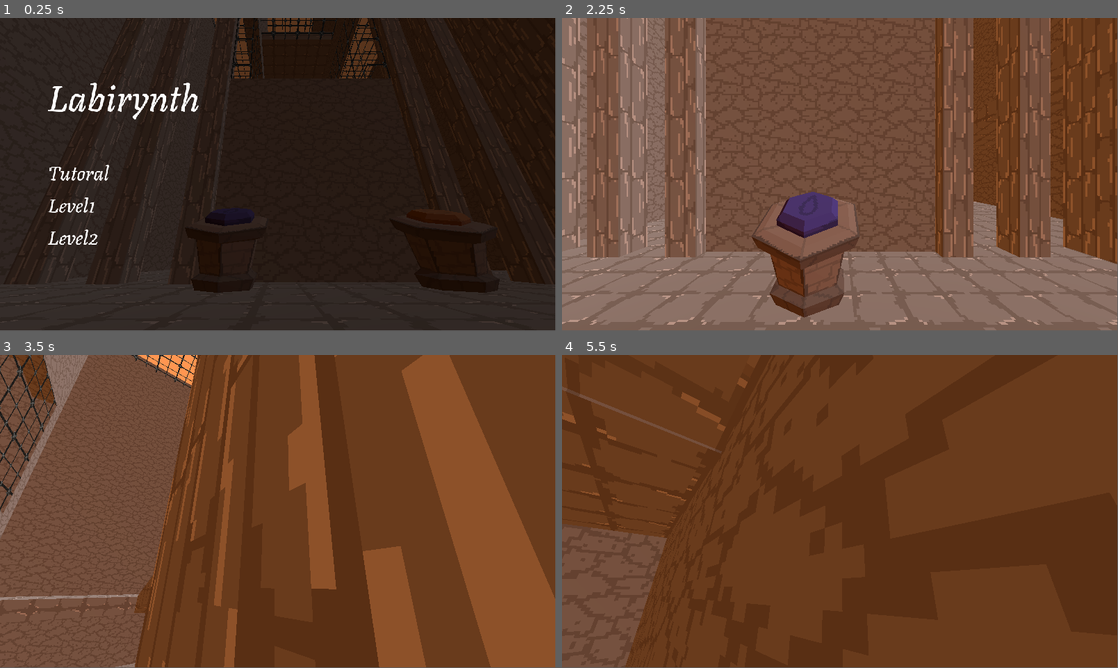
Above: before the commit, frames 1-4 (two rows, left to right).
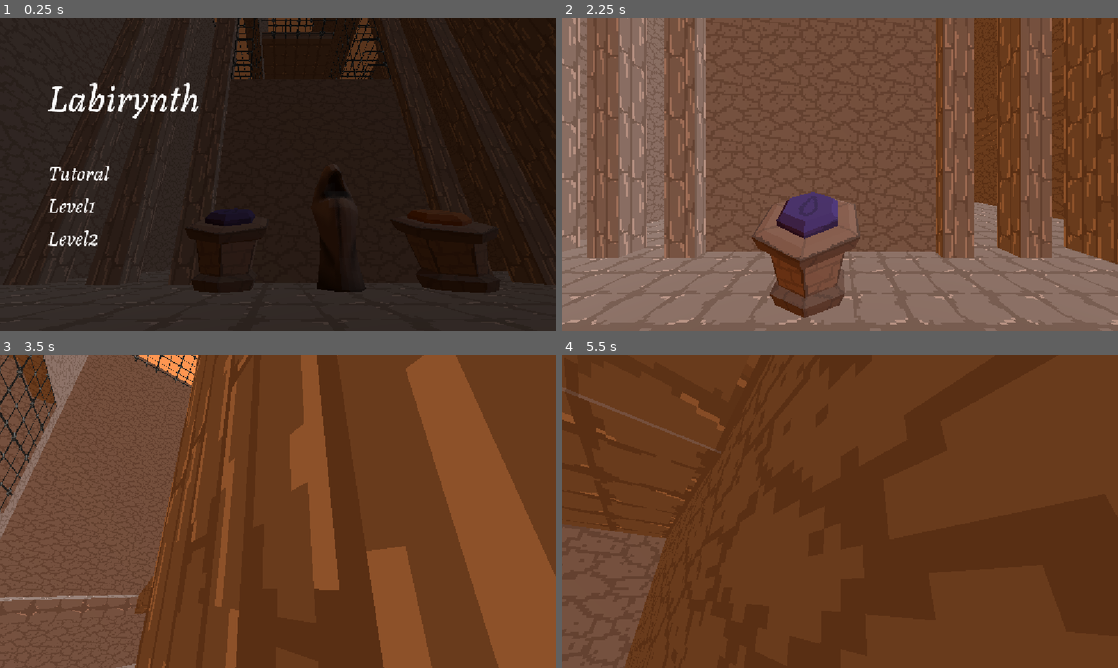
Above: after the commit, the same moments.

Repository: ThreeCoffees/HackYeah2025
Game: Godot game, scene res://levels/main_menu.tscn
The game is run twice, just before and just after one commit, with the same random seed, the same clock (stepped at 60 frames per second) and the same inputs.
Inputs (mouse positions are in pixels of both pictures, inside the frame that each line leads up to):
- Up to frame 1 (0.25 s): no input
- Up to frame 2 (2.25 s): tap Enter at 0.5 s; move the mouse to (723, 171) at 0.52 s; hold D (move_right) 0.53-1.28 s; click (723, 171) at 0.6 s; tap Space (jump) at 0.77, 1.52 s; tap R (restart) at 1.25, 2 s; move the mouse to (723, 202) at 1.27 s; hold S (move_backwards) 1.28-2.03 s; click (723, 202) at 1.35 s; move the mouse to (723, 237) at 2.02 s; hold D (move_right) from 2.03 s (still down); click (723, 237) at 2.1 s
- Up to frame 3 (3.5 s): move the mouse to (272, 514) at 2.77 s; release D (move_right) at 2.78 s; hold W (move_forward) from 2.78 s (still down); click (272, 514) at 2.85 s; tap Space (jump) at 3.02 s
- Up to frame 4 (5.5 s): keep holding W (move_forward); move the mouse to (878, 514) at 3.52 s; click (878, 514) at 3.6 s; tap Space (jump) at 3.77, 4.52 s; move the mouse to (795, 508) at 4.27 s; click (795, 508) at 4.35 s; move the mouse to (845, 511) at 5.02 s; click (845, 511) at 5.1 s
In our replay, the window is 799x449 before the commit and 800x450 after it. These sizes can differ from the game's own. Grey fills any space a smaller window leaves; there, only what the larger window draws over its background counts as a difference.

The runs differ from the first frame. In frame 1, 2.0% of the frame differs, in the area x 0-100%, y 0-100%; in frame 2, 4.8%; in frame 3, 5.3%; in frame 4, 0.4%.
Error in both runs: Cannot call method 'instantiate' on a null value. (res://ui/menu_button.gd:22)

Commit message:
added tall thin guy to main menu

Diff:
--- a/levels/main_menu.tscn
+++ b/levels/main_menu.tscn
@@ -9,6 +9,7 @@
 [ext_resource type="Texture2D" uid="uid://dvsjoo503gl0f" path="res://assets/floor_tiles.png" id="4_ofye2"]
 [ext_resource type="PackedScene" uid="uid://diiwa5d43dean" path="res://characters/walking_character.tscn" id="5_7ty7c"]
 [ext_resource type="PackedScene" uid="uid://dy7dd3ej6xisk" path="res://activators/global_state_button.tscn" id="6_nwbki"]
+[ext_resource type="PackedScene" uid="uid://cu5neu7xmoq3o" path="res://meshes/TallThinGuy.glb" id="10_7ty7c"]
 
 [sub_resource type="StandardMaterial3D" id="StandardMaterial3D_b8wrl"]
 render_priority = 3
@@ -356,3 +357,6 @@
 
 [node name="GlobalStateButton2" parent="." instance=ExtResource("6_nwbki")]
 transform = Transform3D(-4.371139e-08, 0, -1, 0, 1, 0, 1, 0, -4.371139e-08, 1.5, 0.73788023, 3)
+
+[node name="TallThinGuy" parent="." instance=ExtResource("10_7ty7c")]
+transform = Transform3D(-4.371139e-08, 0, 1, 0, 1, 0, -1, 0, -4.371139e-08, 0, 0.6282604, 3)
--- a/project.godot
+++ b/project.godot
@@ -19,6 +19,10 @@
 
 AudioManager="*res://singletons/audio_manager.tscn"
 GlobalStateManager="*res://singletons/global_state_manager.tscn"
+
+[display]
+
+window/stretch/mode="canvas_items"
 
 [dotnet]
 
Not shown: 1 places in levels/main_menu.tscn that only renumber resources
